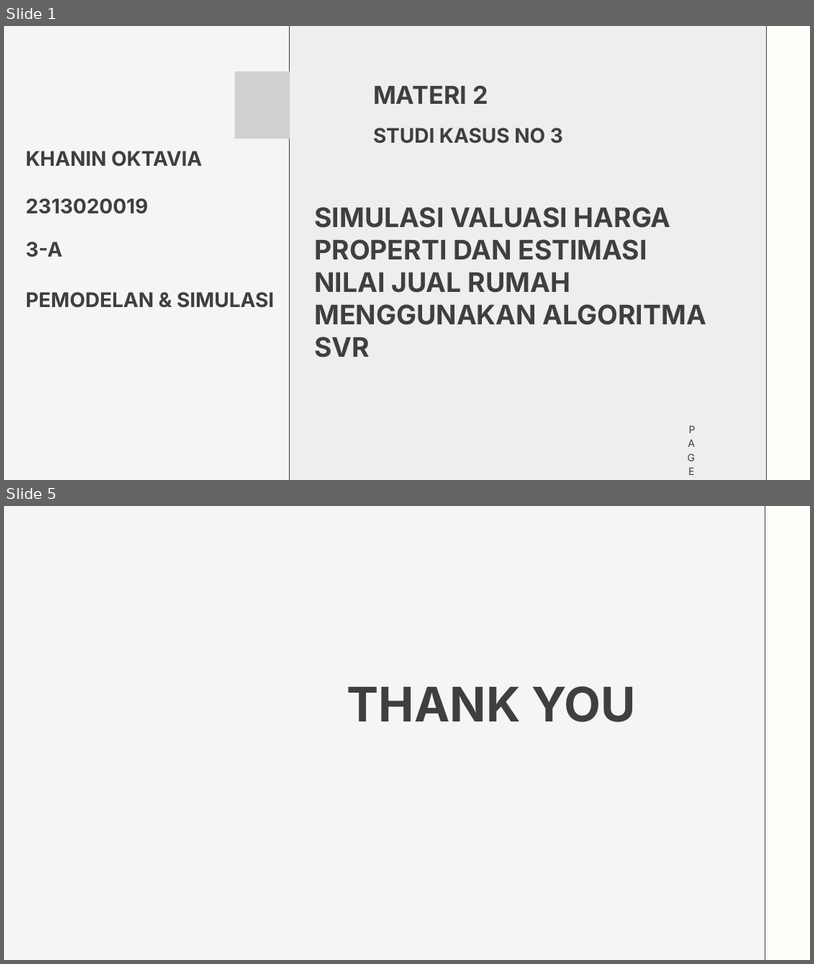
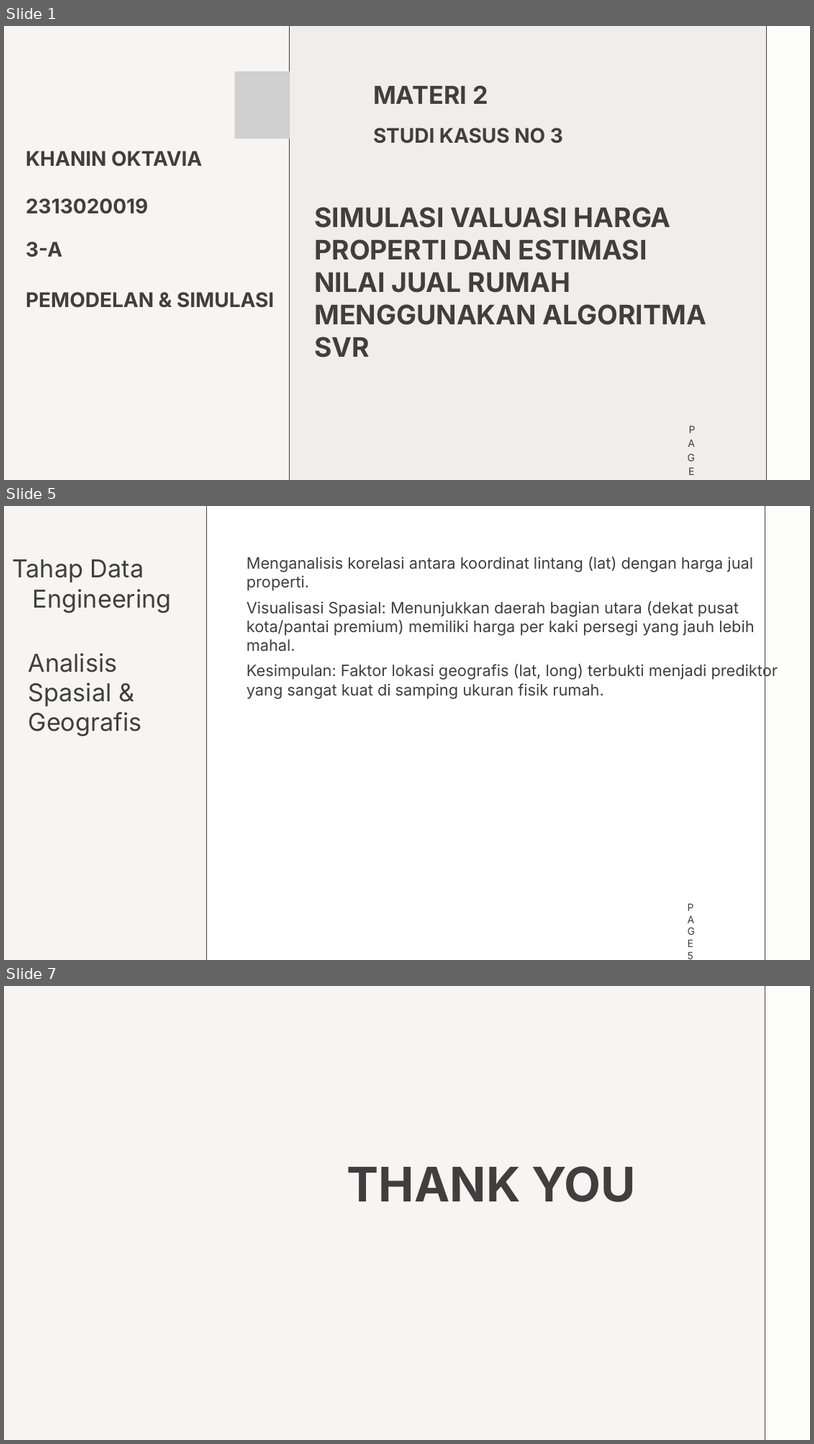
Before and after one commit to chilmi89/property_valuation, a slide deck: 0019_studi_kasus3_materi_2_khanin_oktavia.pptx. Shown one above the other, each under a label of ours: slides 1 and 5 before the commit, slides 1, 5 and 7 after it; the slides between them are not shown. The pictures are 814x964 and 814x1444 pixels, drawn with LibreOffice and Linux fonts; fonts in the diff are those of the drawing; grey boxes stand for pictures. Boxes give left, top, right and bottom in pixels: in the first picture for what was removed or moved away, otherwise in the second. Text is boxed around its words. In the diff, an @@ line names an element or a change of style, - is before the commit and + after.

```diff
--- a/0019_studi_kasus3_materi_2_khanin_oktavia.pptx
+++ b/0019_studi_kasus3_materi_2_khanin_oktavia.pptx
@@ slide 5 added at [4, 506, 810, 960], background #FFFFFF @@
@@ freeform shape added at [4, 506, 206, 960], fill #F6F5F3, outline #403E3E 0.75 pt @@
@@ freeform shape added at [765, 506, 810, 960], fill #FDFDFA, outline #403E3E 0.75 pt @@
@@ text added at [12, 559, 172, 613], 44 pt, text #403E3E @@
+Tahap Data
+Engineering
@@ text added at [247, 556, 778, 699], 28 pt, text #403E3E @@
+Menganalisis korelasi antara koordinat lintang (lat) dengan harga jual properti.
+Visualisasi Spasial: Menunjukkan daerah bagian utara (dekat pusat kota/pantai premium) memiliki harga per kaki persegi yang jauh lebih mahal.
+Kesimpulan: Faktor lokasi geografis (lat, long) terbukti menjadi prediktor yang sangat kuat di samping ukuran fisik rumah.
@@ text added at [28, 653, 142, 736], 44 pt, text #403E3E @@
+Analisis Spasial & Geografis
@@ text added at [688, 952, 694, 959], 18 pt, text #403E3E @@
+PAGE 5
@@ what was slide 5 is now slide 7 @@
```
Also in this commit, not shown: 3 slides changed, 1 other slide added, 1 other file.
